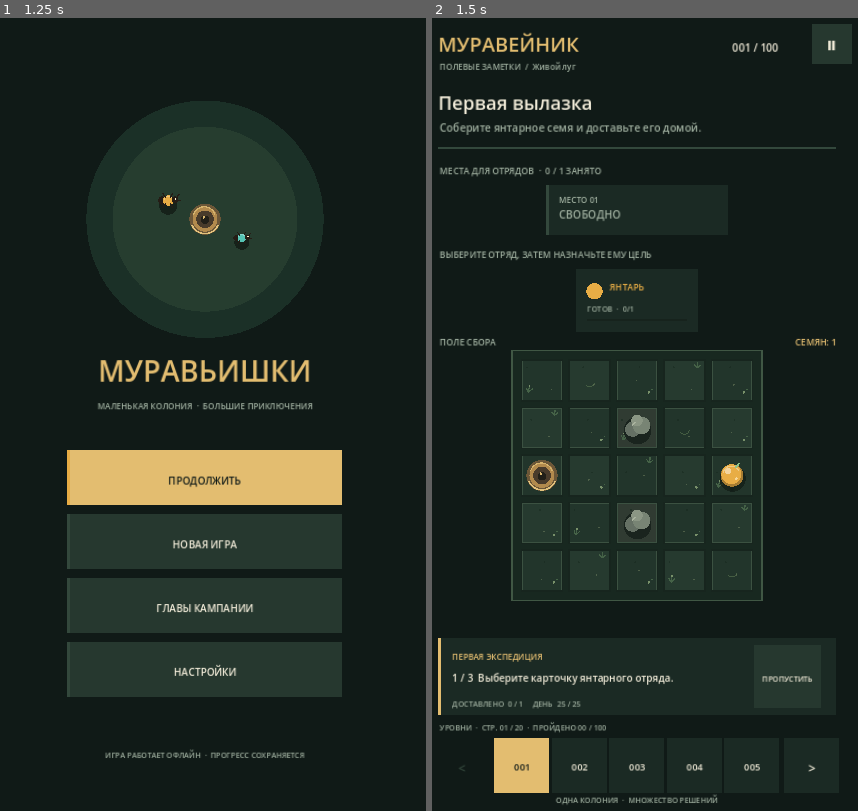
Above: before the commit, frames 1-2 (left to right).
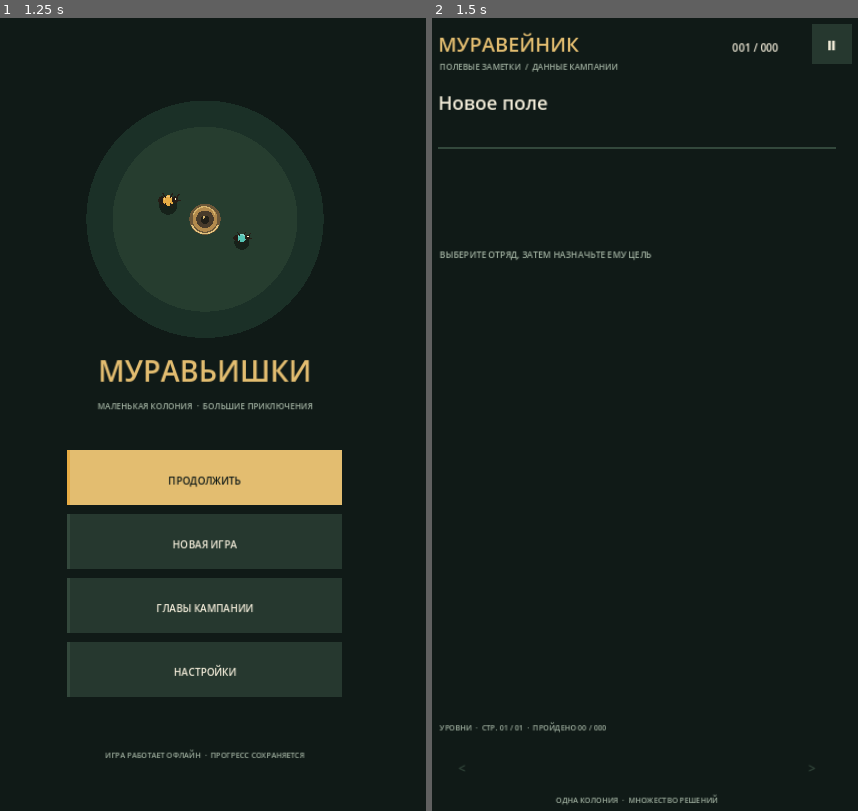
Above: after the commit, the same moments.

Repository: MaiklLX/Game-ANTS
Game: Godot game, scene res://scenes/main.tscn
Same seed, same stepped clock (60 frames per second), same inputs: the game is played once before the commit and once after it.
Inputs (mouse positions are in pixels of both pictures, inside the frame that each line leads up to):
- Up to frame 1 (1.25 s): tap Enter at 0.5 s; click (204, 414) at 0.67 s
- Up to frame 2 (1.5 s): tap Space at 1.25 s; move the mouse to (547, 454) at 1.27 s; click (547, 454) at 1.42 s

Frame 1 is identical in both runs. In frame 2, 16% of the frame differs, in the area x 1-95%, y 3-98%.
Error after the commit: Parse Error: Function "_failure()" not found in base self. (res://scripts/core/board_model.gd:84)

Commit message:
feat(core): add deterministic turn snapshots for undo

Diff:
--- a/scripts/core/board_model.gd
+++ b/scripts/core/board_model.gd
@@ -63,6 +63,36 @@
 		"valid": true,
 		"errors": [],
 	}
+
+
+func create_snapshot() -> Dictionary:
+	return {
+		"level_id": level_id,
+		"width": width,
+		"height": height,
+		"start": start,
+		"goal": goal,
+		"total_resources": total_resources,
+		"remaining_resources": remaining_resources,
+		"blocked": _blocked.duplicate(true),
+		"resources": _resources.duplicate(true),
+	}
+
+
+func restore_snapshot(snapshot: Dictionary) -> Dictionary:
+	if String(snapshot.get("level_id", "")) != level_id:
+		return _failure("Snapshot belongs to a different level.")
+	if int(snapshot.get("width", -1)) != width or int(snapshot.get("height", -1)) != height:
+		return _failure("Snapshot board dimensions do not match.")
+	if typeof(snapshot.get("blocked")) != TYPE_DICTIONARY or typeof(snapshot.get("resources")) != TYPE_DICTIONARY:
+		return _failure("Snapshot board data is invalid.")
+	_blocked = snapshot["blocked"].duplicate(true)
+	_resources = snapshot["resources"].duplicate(true)
+	start = snapshot.get("start", start)
+	goal = snapshot.get("goal", goal)
+	total_resources = int(snapshot.get("total_resources", total_resources))
+	remaining_resources = int(snapshot.get("remaining_resources", _resources.size()))
+	return {"valid": true, "errors": []}
 
 
 func set_blocked_cells(cells: Array[Vector2i]) -> void:
